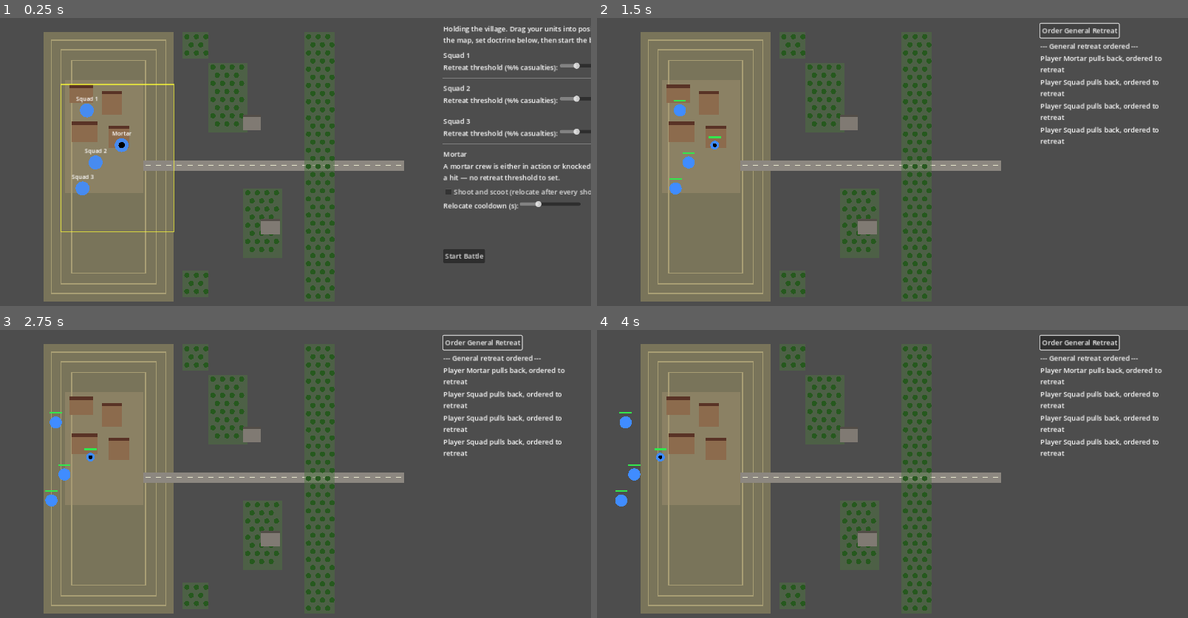
Above: before the commit, frames 1-4 (two rows, left to right).
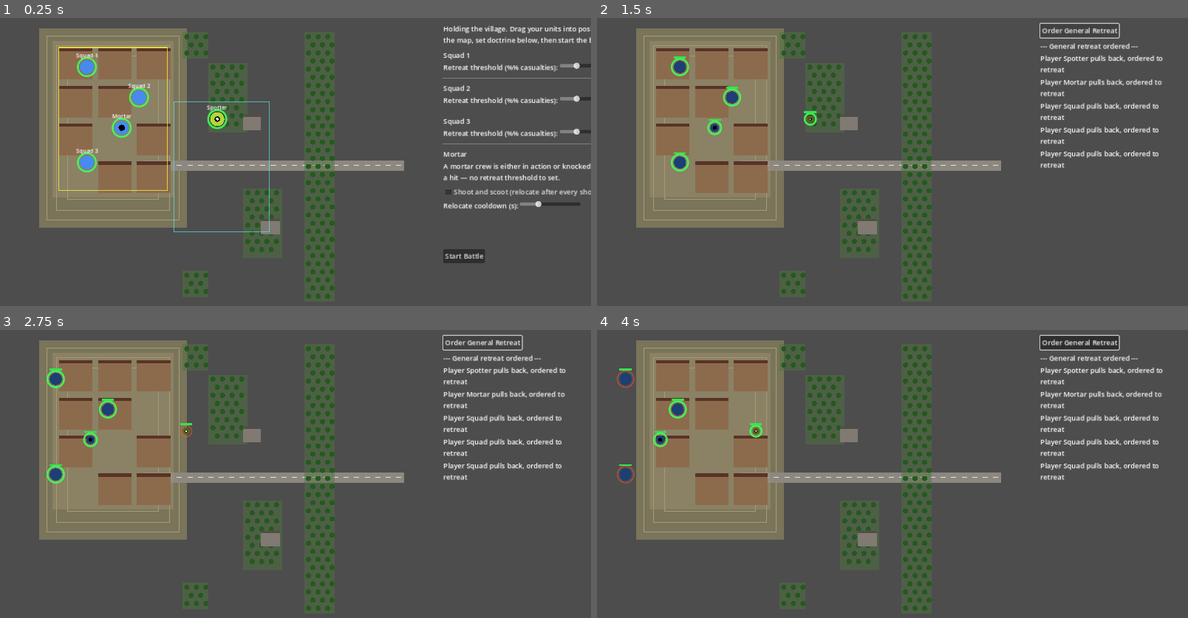
Above: after the commit, the same moments.

Repository: verybadcat/Drones
Game: Godot game, scene res://scenes/Main.tscn
Two runs of this game, one before a commit and one after it. Both use one fixed random seed, a clock stepped at 60 frames per second and the inputs below.
Inputs (mouse positions are in pixels of both pictures, inside the frame that each line leads up to):
- Up to frame 1 (0.25 s): no input
- Up to frame 2 (1.5 s): click "Start Battle" at 0.5 s; click "Order General Retreat" at 1.25 s
- Up to frame 3 (2.75 s): click "Order General Retreat" at 2 s
- Up to frame 4 (4 s): click "Order General Retreat" at 2.75 s; move the mouse to (1022, 462) at 3.52 s; click (1022, 462) at 3.67 s

The runs differ from the first frame. In frame 1, 12% of the frame differs, in the area x 6-46%, y 3-99%; in frame 2, 11%; in frame 3, 11%; in frame 4, 11%.

Commit message:
Expand village, sharpen cover swing, add visible cover status and a spotter
Village grows to a procedurally-generated grid of houses (bigger zone,
more buildings, scales automatically). Cover now swings hard: open ground
carries its own exposure penalty on top of no protection, while trees and
buildings both cut direct-fire hit chance to a fraction of normal (13x
difference between open and building, up from ~6.7x). A colored ring on
every unit and deployment token now shows cover status live, including
while placing units before the battle starts.

Adds the artillery spotter: a fragile, unarmed recon unit that never fires,
sees further than a squad, and is itself much harder to detect. Deploys in
its own forward zone, separate from firing positions.

Co-Authored-By: Claude Sonnet 5 <noreply@anthropic.com>

Diff:
--- a/scripts/battle_manager.gd
+++ b/scripts/battle_manager.gd
@@ -52,6 +52,10 @@
 	m1.relocate_cooldown = doctrine.mortar.relocate_cooldown
 	_set_retreat_profile(m1, Unit.Team.PLAYER)
 	player_units.append(m1)
+
+	var spotter := _make_unit(Unit.Team.PLAYER, Unit.Kind.SPOTTER, doctrine.spotter.position)
+	_set_retreat_profile(spotter, Unit.Team.PLAYER)
+	player_units.append(spotter)
 
 
 func _spawn_enemy_units() -> void:
@@ -129,6 +133,8 @@
 	_prune_fire_flashes()
 	_check_battle_end()
 	queue_redraw() # keep fire-tracer fade-out animating smoothly
+	for unit in player_units + enemy_units:
+		unit.queue_redraw() # cover ring must track position/terrain live
 
 
 ## Any unit with an active move_target (the enemy's road march, or either
@@ -194,6 +200,8 @@
 
 
 func _tick_fire(unit: Unit, delta: float, enemies: Array[Unit]) -> void:
+	if unit.kind == Unit.Kind.SPOTTER:
+		return # the spotter never fires — it only extends detection (see roll_spot)
 	if unit.state != Unit.State.ACTIVE:
 		return # destroyed/withdrawn/retreating units don't fire
 
--- a/scripts/combat_resolver.gd
+++ b/scripts/combat_resolver.gd
@@ -5,20 +5,24 @@
 ## physics raycast, so this logic is easy to read and verify without running
 ## the engine.
 
-# Cover against DIRECT fire (squads): strong — this is what "attacks on
-# units in cover have a hard time causing casualties" means in practice.
+# Cover against DIRECT fire (squads): a tremendous swing. In the open, a
+# squad is exposed and takes an outright penalty (1.3x) on top of having no
+# protection at all — brutal. In trees or a building, fire almost never
+# lands. This is the whole point of holding the village.
 const SQUAD_COVER_MULTIPLIER := {
-	GameConfig.TerrainType.OPEN: 1.0,
-	GameConfig.TerrainType.HIGH_GROUND: 1.0,
-	GameConfig.TerrainType.TREES: 0.35,
-	GameConfig.TerrainType.BUILDING: 0.15,
+	GameConfig.TerrainType.OPEN: 1.3,
+	GameConfig.TerrainType.HIGH_GROUND: 1.3,
+	GameConfig.TerrainType.TREES: 0.2,
+	GameConfig.TerrainType.BUILDING: 0.1,
 }
 
 # Cover against MORTAR fire: much weaker — a mortar's plunging fire is the
 # thing that punishes cover that stops rifles. Not impossible, just easier.
+# The open-exposure penalty still applies — a mortar hits an exposed target
+# harder too, same as direct fire does.
 const MORTAR_COVER_MULTIPLIER := {
-	GameConfig.TerrainType.OPEN: 1.0,
-	GameConfig.TerrainType.HIGH_GROUND: 1.0,
+	GameConfig.TerrainType.OPEN: 1.3,
+	GameConfig.TerrainType.HIGH_GROUND: 1.3,
 	GameConfig.TerrainType.TREES: 0.85,
 	GameConfig.TerrainType.BUILDING: 0.7,
 }
@@ -36,9 +40,14 @@
 ## Returns true if `target` becomes (or remains) spotted. Call this only for
 ## targets not already spotted — an already-spotted unit stays spotted until
 ## it is removed from play (no "losing" a spot in v1, to keep this legible).
+##
+## The artillery spotter sees further than a rifle squad does (its whole job)
+## and is itself harder to notice — a trained observer that stays hidden.
 static func roll_spot(spotter: Unit, target: Unit, delta: float) -> bool:
 	var distance: float = spotter.global_position.distance_to(target.global_position)
 	var detection_range: float = GameConfig.DETECTION_BASE_RANGE
+	if spotter.kind == Unit.Kind.SPOTTER:
+		detection_range += GameConfig.SPOTTER_DETECTION_RANGE_BONUS
 	if spotter.elevation() > target.elevation():
 		detection_range += GameConfig.DETECTION_ELEVATION_BONUS
 	if distance > detection_range:
@@ -46,6 +55,8 @@
 
 	var chance: float = GameConfig.SPOT_CHANCE_PER_SECOND
 	chance *= CONCEALMENT_MULTIPLIER[target.terrain_type()]
+	if target.kind == Unit.Kind.SPOTTER:
+		chance *= GameConfig.SPOTTER_CONCEALMENT_BONUS
 	if target.activity == Unit.Activity.MOVING:
 		chance *= GameConfig.MOVING_SPOT_MULTIPLIER
 	chance *= clamp(1.0 - (distance / detection_range), 0.0, 1.0)
--- a/scripts/deployment_screen.gd
+++ b/scripts/deployment_screen.gd
@@ -1,13 +1,14 @@
 extends Node2D
 class_name DeploymentScreen
 ## Pre-battle map view: shows the actual terrain and lets the player drag
-## their 3 squads + mortar to starting positions inside the village before
-## the battle begins. Uses _unhandled_input so clicks over the sidebar's
-## Controls (sliders, buttons) never start a drag.
+## their 3 squads, mortar, and artillery spotter to starting positions
+## before the battle begins. Uses _unhandled_input so clicks over the
+## sidebar's Controls (sliders, buttons) never start a drag.
 
 var _tokens: Array[UnitToken] = []
 var _squad_tokens: Array[UnitToken] = []
 var _mortar_token: UnitToken
+var _spotter_token: UnitToken
 var _dragging: UnitToken = null
 
 
@@ -15,14 +16,19 @@
 	for i in GameConfig.PLAYER_DEFAULT_POSITIONS.size():
 		var token := UnitToken.new()
 		add_child(token)
-		token.setup(Unit.Kind.SQUAD, "Squad %d" % (i + 1), GameConfig.PLAYER_DEFAULT_POSITIONS[i])
+		token.setup(Unit.Kind.SQUAD, "Squad %d" % (i + 1), GameConfig.PLAYER_DEFAULT_POSITIONS[i], GameConfig.PLAYER_DEPLOYMENT_ZONE)
 		_squad_tokens.append(token)
 		_tokens.append(token)
 
 	_mortar_token = UnitToken.new()
 	add_child(_mortar_token)
-	_mortar_token.setup(Unit.Kind.MORTAR, "Mortar", GameConfig.PLAYER_MORTAR_DEFAULT_POSITION)
+	_mortar_token.setup(Unit.Kind.MORTAR, "Mortar", GameConfig.PLAYER_MORTAR_DEFAULT_POSITION, GameConfig.PLAYER_DEPLOYMENT_ZONE)
 	_tokens.append(_mortar_token)
+
+	_spotter_token = UnitToken.new()
+	add_child(_spotter_token)
+	_spotter_token.setup(Unit.Kind.SPOTTER, "Spotter", GameConfig.PLAYER_SPOTTER_DEFAULT_POSITION, GameConfig.PLAYER_SPOTTER_DEPLOYMENT_ZONE)
+	_tokens.append(_spotter_token)
 
 	queue_redraw()
 
@@ -38,16 +44,17 @@
 		else:
 			_dragging = null
 	elif event is InputEventMouseMotion and _dragging != null:
-		var zone := GameConfig.PLAYER_DEPLOYMENT_ZONE
+		var zone := _dragging.deployment_zone
 		var mouse_pos := get_global_mouse_position()
 		_dragging.position = Vector2(
 			clamp(mouse_pos.x, zone.position.x, zone.end.x),
 			clamp(mouse_pos.y, zone.position.y, zone.end.y)
 		)
+		_dragging.queue_redraw() # cover ring must update live as it crosses terrain
 
 
-## Returns {"squad_positions": [Vector2, Vector2, Vector2], "mortar_position": Vector2}
-## for BattleManager to build the doctrine dict from.
+## Returns {"squad_positions": [Vector2, Vector2, Vector2], "mortar_position":
+## Vector2, "spotter_position": Vector2} for BattleManager's doctrine dict.
 func get_positions() -> Dictionary:
 	var squad_positions: Array[Vector2] = []
 	for token in _squad_tokens:
@@ -55,9 +62,11 @@
 	return {
 		"squad_positions": squad_positions,
 		"mortar_position": _mortar_token.position,
+		"spotter_position": _spotter_token.position,
 	}
 
 
 func _draw() -> void:
 	GameConfig.draw_terrain(self)
 	draw_rect(GameConfig.PLAYER_DEPLOYMENT_ZONE, Color(1.0, 1.0, 0.2, 0.7), false, 2.0)
+	draw_rect(GameConfig.PLAYER_SPOTTER_DEPLOYMENT_ZONE, Color(0.3, 1.0, 1.0, 0.6), false, 2.0)
--- a/scripts/game_config.gd
+++ b/scripts/game_config.gd
@@ -1,6 +1,6 @@
 extends RefCounted
 class_name GameConfig
-## Shared map layout: the village, terrain, deployment zone, and enemy
+## Shared map layout: the village, terrain, deployment zones, and enemy
 ## approach. Kept in one place so no other script can drift out of sync.
 
 enum TerrainType { OPEN, TREES, BUILDING, HIGH_GROUND, ROAD }
@@ -11,14 +11,15 @@
 # is a movement corridor the enemy marches down before scattering. Order
 # matters for drawing: earlier = painted first (underneath).
 #
-# More scattered cover than the first pass: small outbuildings/walls and
-# extra tree clumps between the village and the enemy's approach, so a
-# squad that breaks from the road under fire actually has somewhere nearby
-# to go to ground.
+# The village is now a proper-sized settlement (see _draw_village, which
+# generates a grid of houses rather than a fixed handful) plus scattered
+# outlying cover — small outbuildings/walls and tree clumps between the
+# village and the enemy's approach, so a squad that breaks from the road
+# under fire has somewhere nearby to go to ground.
 const TERRAIN_ZONES: Array[Dictionary] = [
-	{"rect": Rect2(100, 40, 300, 620), "type": TerrainType.HIGH_GROUND, "elevation": 1},
+	{"rect": Rect2(90, 30, 340, 460), "type": TerrainType.HIGH_GROUND, "elevation": 1},
 	{"rect": Rect2(330, 335, 600, 24), "type": TerrainType.ROAD, "elevation": 0},
-	{"rect": Rect2(150, 150, 180, 260), "type": TerrainType.BUILDING, "elevation": 1},
+	{"rect": Rect2(120, 60, 280, 360), "type": TerrainType.BUILDING, "elevation": 1},
 	{"rect": Rect2(480, 110, 90, 160), "type": TerrainType.TREES, "elevation": 0},
 	{"rect": Rect2(560, 400, 90, 160), "type": TerrainType.TREES, "elevation": 0},
 	{"rect": Rect2(700, 40, 70, 620), "type": TerrainType.TREES, "elevation": 0},
@@ -28,18 +29,24 @@
 	{"rect": Rect2(600, 470, 45, 35), "type": TerrainType.BUILDING, "elevation": 0},
 ]
 
-# Legal area for the player to drag their units into on the deployment
-# screen — inside the village/high ground, matching "holding the village."
-const PLAYER_DEPLOYMENT_ZONE: Rect2 = Rect2(140, 160, 260, 340)
+# Legal area for the player to drag squads/mortar into on the deployment
+# screen — inside the village, matching "holding the village."
+const PLAYER_DEPLOYMENT_ZONE: Rect2 = Rect2(135, 75, 250, 330)
+
+# Separate, more forward deployment zone for the artillery spotter — it's a
+# reconnaissance asset, not a firing position, so it belongs further out
+# than the squads/mortar, near (not necessarily inside) the outlying cover.
+const PLAYER_SPOTTER_DEPLOYMENT_ZONE: Rect2 = Rect2(400, 200, 220, 300)
+const PLAYER_SPOTTER_DEFAULT_POSITION: Vector2 = Vector2(500, 240)
 
 # Default starting token positions on the deployment screen, before the
-# player drags them anywhere else within PLAYER_DEPLOYMENT_ZONE.
+# player drags them anywhere else within their zone.
 const PLAYER_DEFAULT_POSITIONS: Array[Vector2] = [
-	Vector2(200, 220),
-	Vector2(220, 340),
-	Vector2(190, 400),
+	Vector2(200, 120),
+	Vector2(320, 190),
+	Vector2(200, 340),
 ]
-const PLAYER_MORTAR_DEFAULT_POSITION: Vector2 = Vector2(280, 300)
+const PLAYER_MORTAR_DEFAULT_POSITION: Vector2 = Vector2(280, 260)
 
 # Enemy squads start at the map's far edge and initially march down the
 # road toward the village; once they take fire they break off toward the
@@ -68,6 +75,12 @@
 const SPOT_CHANCE_PER_SECOND: float = 0.15
 const MOVING_SPOT_MULTIPLIER: float = 3.0
 
+# The artillery spotter: a small, fragile, unarmed recon team whose job is
+# purely to extend detection for the mortar. Better trained to spot at range
+# and to stay hidden itself than a rifle squad is.
+const SPOTTER_DETECTION_RANGE_BONUS: float = 120.0 # added to its own spotting rolls
+const SPOTTER_CONCEALMENT_BONUS: float = 0.5 # multiplies the chance IT gets spotted
+
 # A unit caught moving in the open is much easier to hit, not just to spot —
 # it has broken cover to advance (or to retreat). See CombatResolver.
 const MOVING_HIT_MULTIPLIER: float = 1.6
@@ -112,6 +125,10 @@
 				return TerrainType.BUILDING
 			best = TerrainType.TREES
 	return best
+
+
+static func is_in_cover(terrain: TerrainType) -> bool:
+	return terrain == TerrainType.BUILDING or terrain == TerrainType.TREES
 
 
 ## A point inside the nearest TREES/BUILDING zone to `from` — where a unit
@@ -157,6 +174,16 @@
 				_draw_forest(ci, zone.rect)
 
 
+## A ring around a unit/token showing whether its current spot is cover —
+## shown in the battle view AND on the deployment screen, so cover status is
+## visible before the battle even starts.
+static func draw_cover_ring(ci: CanvasItem, radius: float, terrain: TerrainType) -> void:
+	var in_cover := is_in_cover(terrain)
+	var color: Color = Color(0.25, 1.0, 0.35, 0.9) if in_cover else Color(1.0, 0.3, 0.2, 0.55)
+	var width: float = 3.0 if in_cover else 1.5
+	ci.draw_arc(Vector2.ZERO, radius + 5.0, 0.0, TAU, 24, color, width, true)
+
+
 static func _draw_hill(ci: CanvasItem, rect: Rect2) -> void:
 	ci.draw_rect(rect, Color(0.62, 0.58, 0.4, 0.55))
 	for inset in [18.0, 40.0, 65.0]:
@@ -175,7 +202,9 @@
 
 
 ## Small isolated BUILDING zones (outside the main village blob) render as a
-## single low wall/ruin rather than a cluster of houses.
+## single low wall/ruin. The main village renders as a grid of houses,
+## scaling with the zone's size — a bigger village automatically gets more
+## buildings, no hand-placed list to keep in sync.
 static func _draw_village(ci: CanvasItem, rect: Rect2) -> void:
 	if rect.size.x <= 60.0:
 		ci.draw_rect(rect, Color(0.5, 0.48, 0.45))
@@ -183,17 +212,27 @@
 		return
 
 	ci.draw_rect(rect, Color(0.65, 0.58, 0.45, 0.4))
-	var buildings: Array[Rect2] = [
-		Rect2(rect.position + Vector2(10, 10), Vector2(55, 42)),
-		Rect2(rect.position + Vector2(85, 25), Vector2(45, 55)),
-		Rect2(rect.position + Vector2(15, 95), Vector2(60, 48)),
-		Rect2(rect.position + Vector2(100, 105), Vector2(48, 52)),
-	]
-	for b in buildings:
-		if not rect.encloses(b):
-			continue
-		ci.draw_rect(b, Color(0.55, 0.42, 0.3))
-		ci.draw_rect(Rect2(b.position, Vector2(b.size.x, 8.0)), Color(0.35, 0.2, 0.15))
+
+	var cols := 3
+	var rows := 4
+	var margin := 12.0
+	var cell_w: float = (rect.size.x - margin) / float(cols)
+	var cell_h: float = (rect.size.y - margin) / float(rows)
+	for row in rows:
+		for col in cols:
+			# Skip a few cells so the village reads as organic, not a grid.
+			if (row + col) % 4 == 3:
+				continue
+			var b := Rect2(
+				rect.position.x + margin + col * cell_w + 4.0,
+				rect.position.y + margin + row * cell_h + 4.0,
+				cell_w - 12.0,
+				cell_h - 14.0
+			)
+			if b.size.x <= 0.0 or b.size.y <= 0.0:
+				continue
+			ci.draw_rect(b, Color(0.55, 0.42, 0.3))
+			ci.draw_rect(Rect2(b.position, Vector2(b.size.x, 8.0)), Color(0.35, 0.2, 0.15))
 
 
 static func _draw_forest(ci: CanvasItem, rect: Rect2) -> void:
--- a/scripts/main.gd
+++ b/scripts/main.gd
@@ -68,6 +68,7 @@
 	var doctrine := {
 		"squads": squads,
 		"mortar": mortar_doctrine,
+		"spotter": {"position": positions.spotter_position},
 	}
 
 	deployment_screen.queue_free()
--- a/scripts/unit.gd
+++ b/scripts/unit.gd
@@ -9,7 +9,7 @@
 ## battle.
 
 enum Team { PLAYER, ENEMY }
-enum Kind { SQUAD, MORTAR }
+enum Kind { SQUAD, MORTAR, SPOTTER }
 ## ACTIVE: fighting (possibly moving toward move_target). RETREATING: pulling
 ## back off the field entirely, still on the field and can still take fire.
 ## WITHDRAWN: reached safety, no longer part of the fight. DESTROYED: out of
@@ -81,18 +81,24 @@
 	team = p_team
 	kind = p_kind
 	position = p_position
-	if kind == Kind.MORTAR:
-		max_pips = 1
-		base_hit_chance = 0.40
-		unit_label = "Mortar"
-		fire_interval = reload_time
-	else:
-		max_pips = 4
-		# Defenders fight from prepared, pre-ranged positions — their first
-		# shots land far more often than an attacker's do.
-		base_hit_chance = 0.32 if team == Team.PLAYER else 0.20
-		unit_label = "Squad"
-		fire_interval = 2.0
+	match kind:
+		Kind.MORTAR:
+			max_pips = 1
+			base_hit_chance = 0.40
+			unit_label = "Mortar"
+			fire_interval = reload_time
+		Kind.SPOTTER:
+			max_pips = 1 # a small, fragile recon team
+			base_hit_chance = 0.0 # never fires — see BattleManager._tick_fire
+			unit_label = "Spotter"
+			fire_interval = 0.0
+		_:
+			max_pips = 4
+			# Defenders fight from prepared, pre-ranged positions — their first
+			# shots land far more often than an attacker's do.
+			base_hit_chance = 0.32 if team == Team.PLAYER else 0.20
+			unit_label = "Squad"
+			fire_interval = 2.0
 	pips = max_pips
 	queue_redraw()
 
@@ -185,6 +191,8 @@
 
 func _draw() -> void:
 	var color := Color(0.25, 0.55, 1.0) if team == Team.PLAYER else Color(1.0, 0.35, 0.25)
+	if kind == Kind.SPOTTER:
+		color = Color(0.75, 0.9, 0.2) if team == Team.PLAYER else Color(0.9, 0.7, 0.15)
 	if not is_spotted and state != State.DESTROYED:
 		color.a = 0.0 if team == Team.ENEMY else 1.0 # unspotted enemies are invisible; player is always drawn
 	if state == State.RETREATING:
@@ -197,16 +205,24 @@
 	if color.a <= 0.0:
 		return
 
-	var radius := 14.0 if kind == Kind.SQUAD else 10.0
+	var radius := 14.0 if kind == Kind.SQUAD else (8.0 if kind == Kind.SPOTTER else 10.0)
 	draw_circle(Vector2.ZERO, radius, color)
 
 	if kind == Kind.MORTAR:
 		draw_circle(Vector2.ZERO, radius * 0.45, Color.BLACK)
+	elif kind == Kind.SPOTTER:
+		draw_circle(Vector2.ZERO, radius * 0.4, Color(0.1, 0.1, 0.1))
+		draw_circle(Vector2.ZERO, radius * 0.18, Color.WHITE)
 
 	if state == State.WITHDRAWN or state == State.DESTROYED:
-		return # no pip bar for a unit that's left the fight one way or another
-
-	# Pip bar above the unit (mortars just show full/empty — no percent bar).
+		return # no pip bar or cover ring for a unit that's left the fight one way or another
+
+	# Cover ring — visible any time the unit is on the field, so cover status
+	# is always readable at a glance during the battle.
+	GameConfig.draw_cover_ring(self, radius, terrain_type())
+
+	# Pip bar above the unit (mortars/spotter just show full/empty — no
+	# percent bar; both are 1 pip).
 	var bar_width := 28.0
 	var bar_y := -radius - 10.0
 	draw_rect(Rect2(-bar_width / 2.0, bar_y, bar_width, 4.0), Color(0.15, 0.15, 0.15))
--- a/scripts/unit_token.gd
+++ b/scripts/unit_token.gd
@@ -2,17 +2,21 @@
 class_name UnitToken
 ## A draggable marker on the deployment screen, standing in for one unit
 ## before the battle starts. Purely visual/interactive — DeploymentScreen
-## reads each token's final .position to build the doctrine dict.
+## reads each token's final .position to build the doctrine dict, and
+## clamps drags to `deployment_zone` (different for the spotter than for
+## squads/mortar — see GameConfig).
 
 var kind: Unit.Kind = Unit.Kind.SQUAD
 var label_text: String = "Squad"
+var deployment_zone: Rect2
 const RADIUS: float = 16.0
 
 
-func setup(p_kind: Unit.Kind, p_label: String, p_position: Vector2) -> void:
+func setup(p_kind: Unit.Kind, p_label: String, p_position: Vector2, p_zone: Rect2) -> void:
 	kind = p_kind
 	label_text = p_label
 	position = p_position
+	deployment_zone = p_zone
 	queue_redraw()
 
 
@@ -21,8 +25,18 @@
 
 
 func _draw() -> void:
-	draw_circle(Vector2.ZERO, RADIUS, Color(0.25, 0.55, 1.0, 0.9))
+	var color := Color(0.25, 0.55, 1.0, 0.9)
+	if kind == Unit.Kind.SPOTTER:
+		color = Color(0.75, 0.9, 0.2, 0.9)
+	draw_circle(Vector2.ZERO, RADIUS, color)
 	if kind == Unit.Kind.MORTAR:
 		draw_circle(Vector2.ZERO, RADIUS * 0.45, Color.BLACK)
+	elif kind == Unit.Kind.SPOTTER:
+		draw_circle(Vector2.ZERO, RADIUS * 0.4, Color(0.1, 0.1, 0.1))
+		draw_circle(Vector2.ZERO, RADIUS * 0.18, Color.WHITE)
+
+	# Cover status is visible during setup too, not just once the battle starts.
+	GameConfig.draw_cover_ring(self, RADIUS, GameConfig.get_terrain_type_at(position))
+
 	draw_string(ThemeDB.fallback_font, Vector2(-30, -RADIUS - 6), label_text,
 		HORIZONTAL_ALIGNMENT_CENTER, 60, 13, Color.WHITE)
Not shown, changed: docs/designs/tactical-commander-doctrine.md
